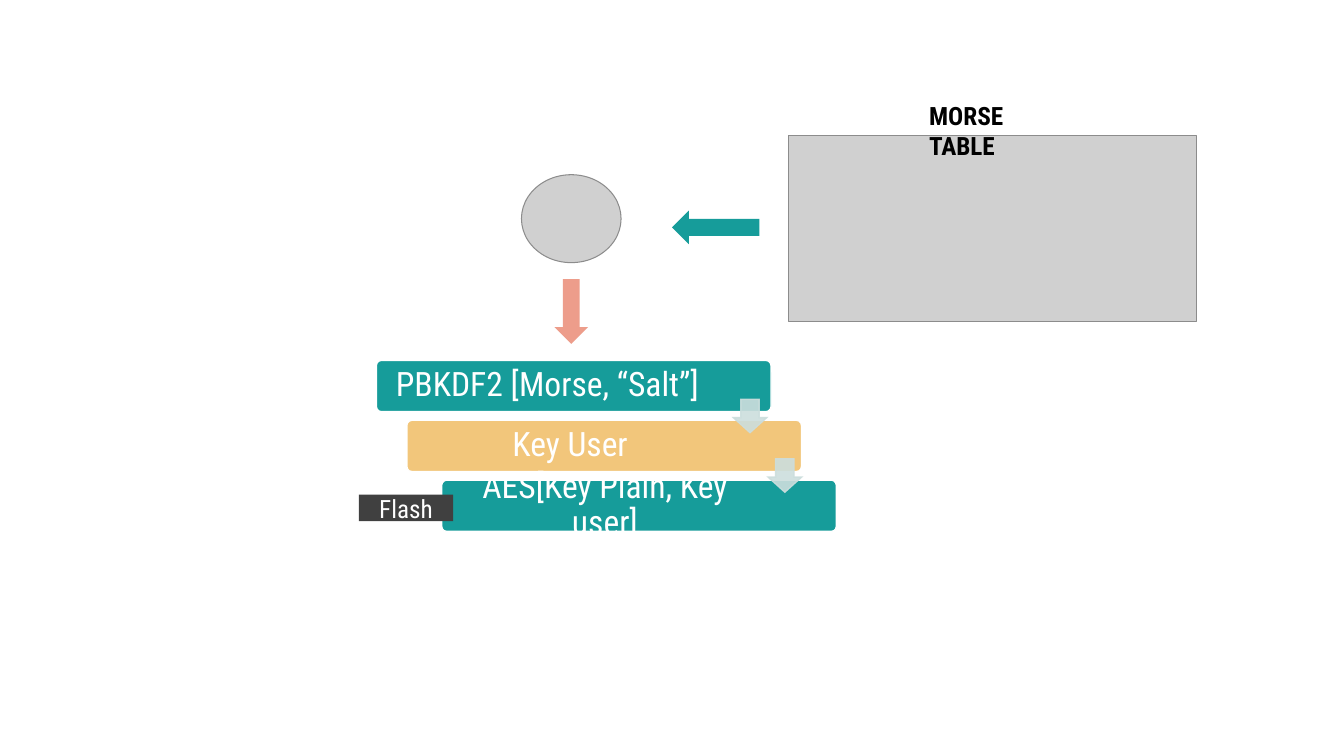
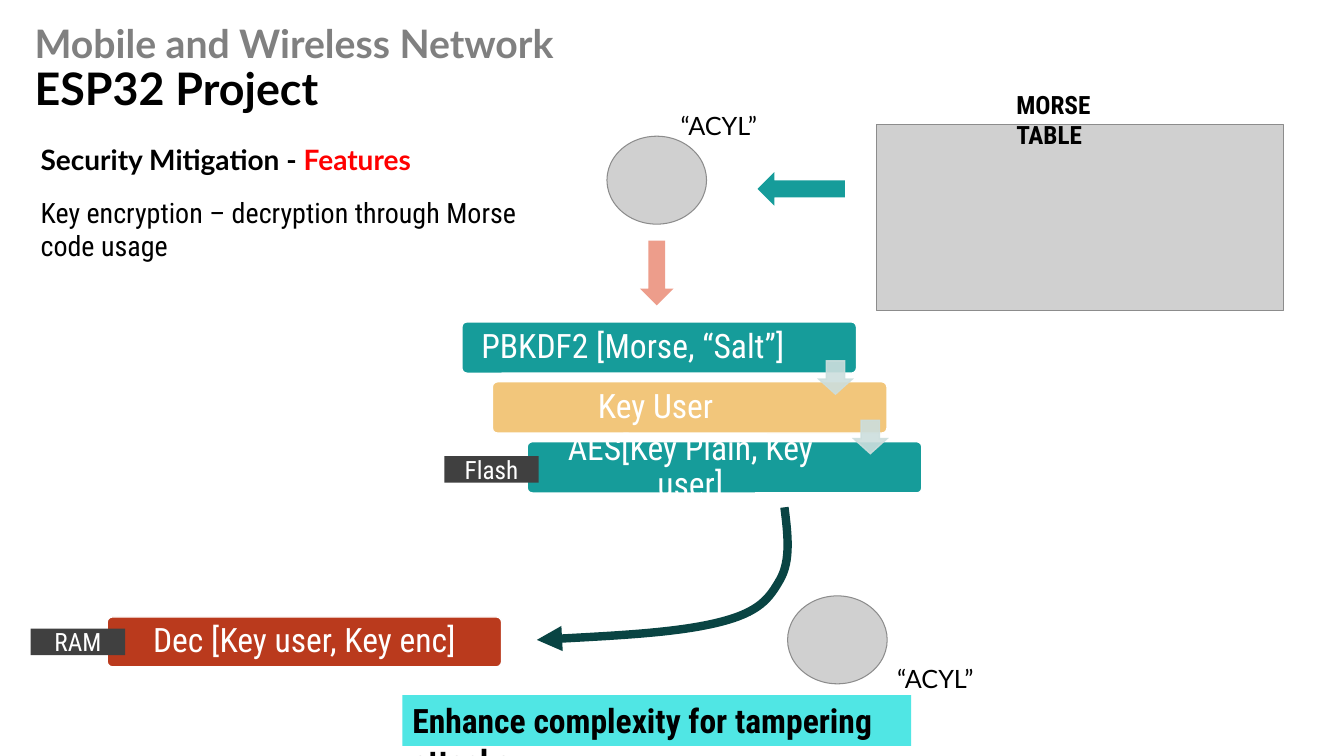
Before and after one commit to CedricS789/ELEC-H423---IoT-Project, a slide deck: slide 12 of Presentation/Presentation_Group12.pptx (slide 14 before the commit). Drawn at 1344x756 pixels with LibreOffice and Linux fonts; fonts in the diff are those of the drawing; grey boxes stand for pictures. Boxes give left, top, right and bottom in pixels: in the first picture for what was removed or moved away, otherwise in the second. Text is boxed around its words. In the diff, an @@ line names an element or a change of style, - is before the commit and + after.

```diff
--- a/Presentation/Presentation_Group12.pptx
+++ b/Presentation/Presentation_Group12.pptx
@@ text added at (x1=35, y1=29, x2=554, y2=113), 28 pt, text #808080, bold @@
+Mobile and Wireless Network
+ESP32 Project
@@ text "MORSE TABLE" moved from (x1=929, y1=107, x2=1003, y2=155) to (x1=1016, y1=96, x2=1090, y2=144) @@
@@ text added at (x1=681, y1=116, x2=757, y2=136), 18 pt, text #000000 @@
+“ACYL”
@@ text added at (x1=41, y1=149, x2=411, y2=175), 20 pt, text #000000, bold @@
+Security Mitigation - Features
@@ picture moved from (x1=789, y1=136, x2=1197, y2=322) to (x1=876, y1=125, x2=1284, y2=311) @@
@@ text added at (x1=41, y1=202, x2=516, y2=262), 20 pt, text #000000 @@
+Key encryption – decryption through Morse code usage
@@ 3 texts, 3 rounded rectangles, 2 right arrows, 2 down arrows, 1 picture, 1 rectangle moved together from (x1=359, y1=174, x2=837, y2=543) to (x1=445, y1=136, x2=923, y2=504) @@
@@ freeform shape added at (x1=537, y1=507, x2=788, y2=640), outline #0A4443 6 pt @@
@@ picture added at (x1=787, y1=596, x2=887, y2=684) @@
@@ rectangle added at (x1=30, y1=629, x2=125, y2=655), fill #404040, 18 pt, text #FFFFFF @@
+RAM
@@ rounded rectangle added at (x1=107, y1=617, x2=501, y2=666), fill #BA3A1D, outline #FFFFFF 1 pt @@
@@ text added at (x1=153, y1=624, x2=456, y2=659), 24 pt, text #FFFFFF @@
+Dec [Key user, Key enc]
@@ text added at (x1=897, y1=669, x2=973, y2=689), 18 pt, text #000000 @@
+“ACYL”
@@ rectangle added at (x1=402, y1=696, x2=911, y2=746), fill #50E6E4, 24 pt, text #000000, bold @@
+Enhance complexity for tampering attacks
```
Also in this commit, not shown: 2 other slides changed, 5 slides added, 1 slide removed.
